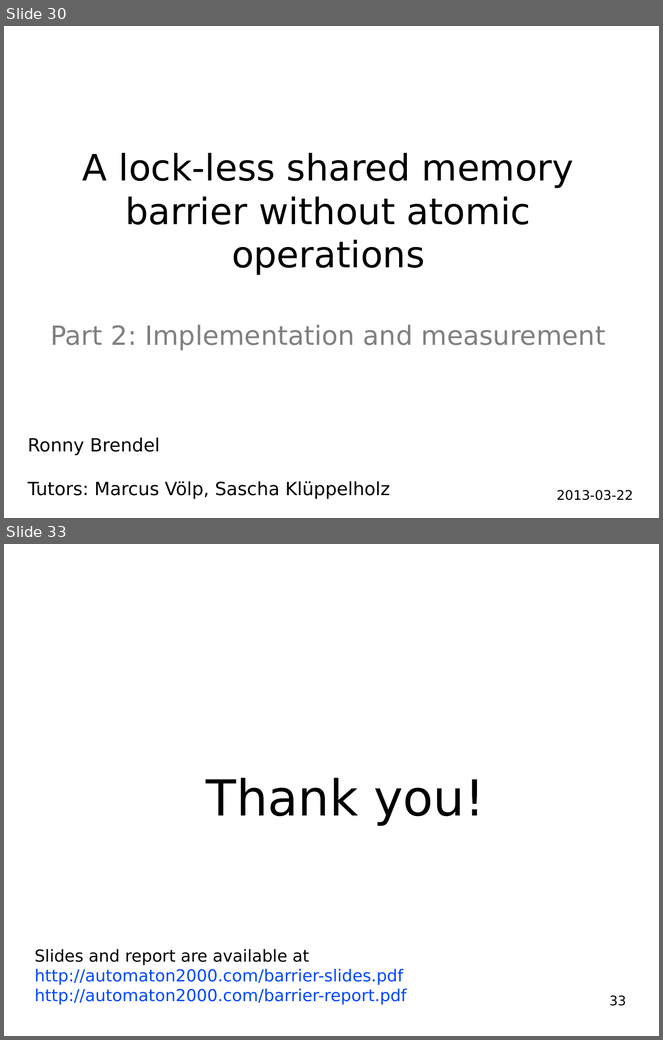
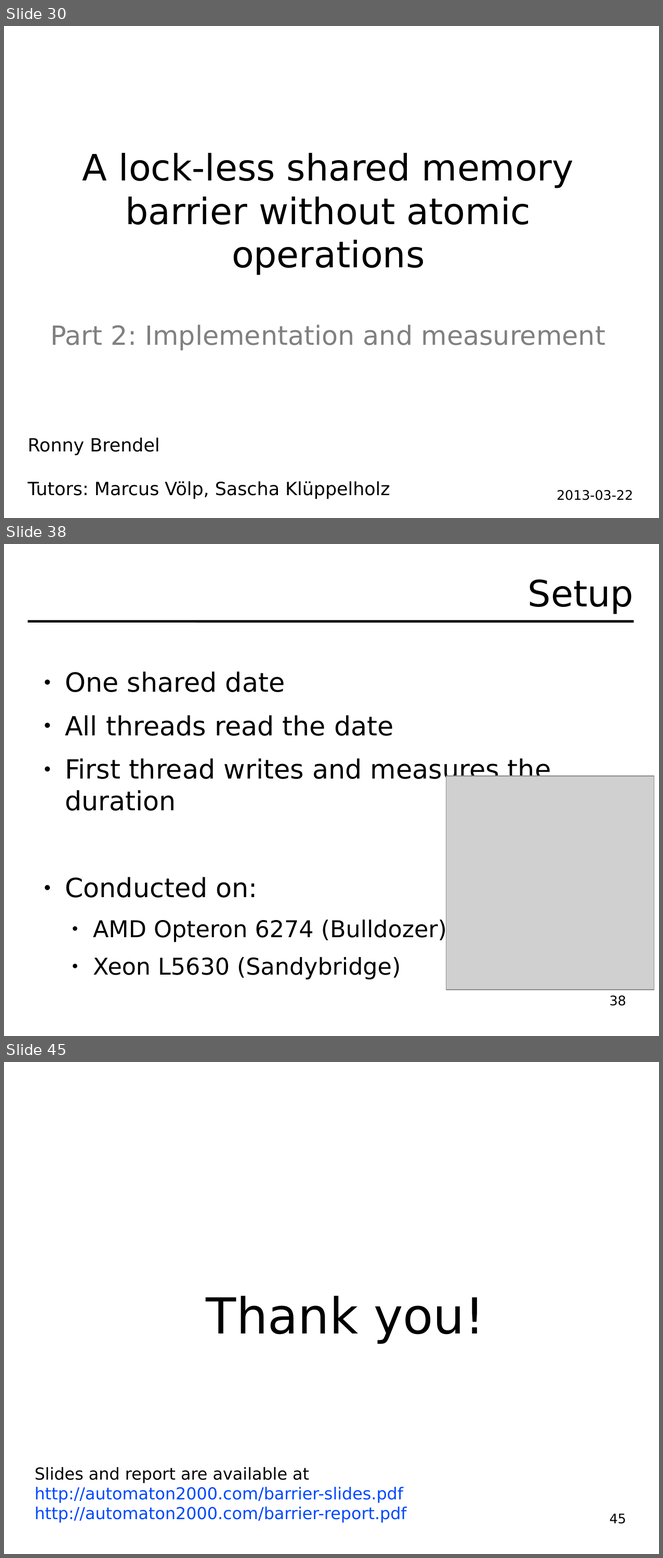
Before and after one commit to hydroo/minor-thesis-barriers, a slide deck: presentation/slides.odp. Shown one above the other, each under a label of ours: slides 30 and 33 before the commit, slides 30, 38 and 45 after it; the slides between them are not shown. The pictures are 663x1040 and 663x1558 pixels, drawn with LibreOffice and Linux fonts; fonts in the diff are those of the drawing; grey boxes stand for pictures. Boxes give left, top, right and bottom in pixels: in the first picture for what was removed or moved away, otherwise in the second. Text is boxed around its words. In the diff, an @@ line names an element or a change of style, - is before the commit and + after.

```diff
--- a/presentation/slides.odp
+++ b/presentation/slides.odp
@@ slide 38 added at (4, 544, 659, 1036), background #FFFFFF @@
@@ title added at (528, 579, 634, 614), 44 pt, text #000000 @@
+Setup
@@ line added from (28, 621) to (634, 621), #000000 2.89 pt @@
@@ text added at (65, 671, 551, 980), 32 pt, text #000000 @@
+● One shared date
+● All threads read the date
+● First thread writes and measures the duration
+● Conducted on:
+  ● AMD Opteron 6274 (Bulldozer)
+  ● Xeon L5630 (Sandybridge)
@@ picture added at (447, 776, 655, 989) @@
@@ page number added at (610, 995, 626, 1006), 16 pt, text #000000 @@
+38
@@ what was slide 33 is now slide 45 @@
@@ page number at (610, 1513, 626, 1524): text changed @@
-33
+45
```
Also in this commit, not shown: 3 slides changed, 11 other slides added, 3 other files.
